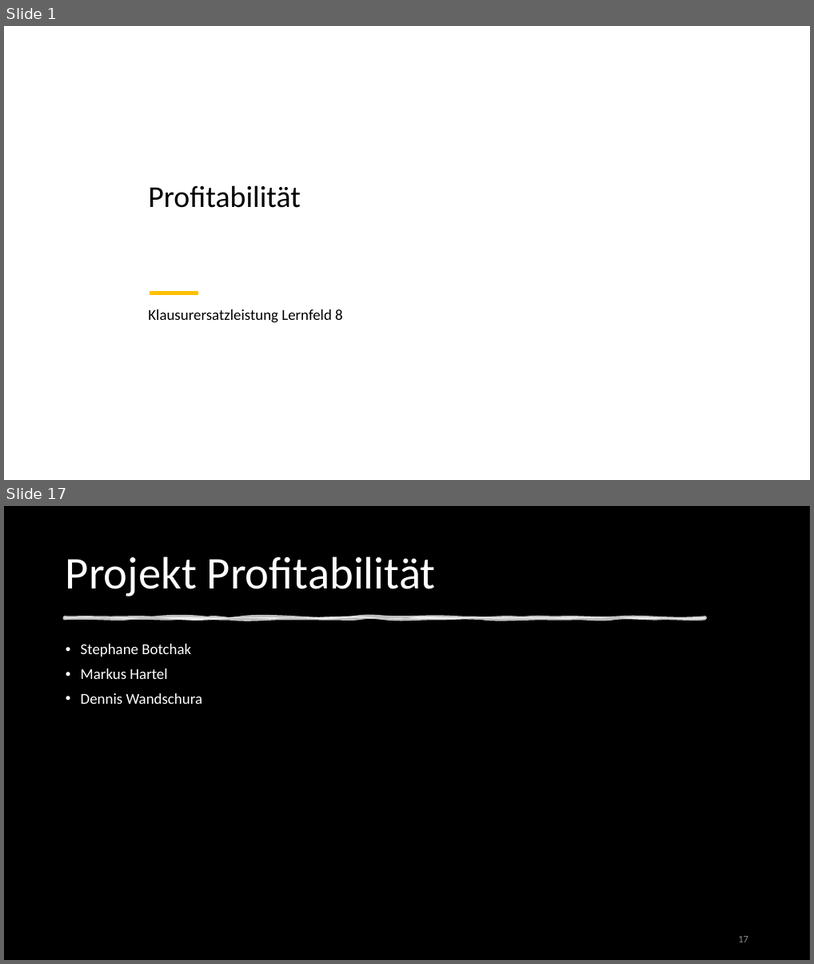
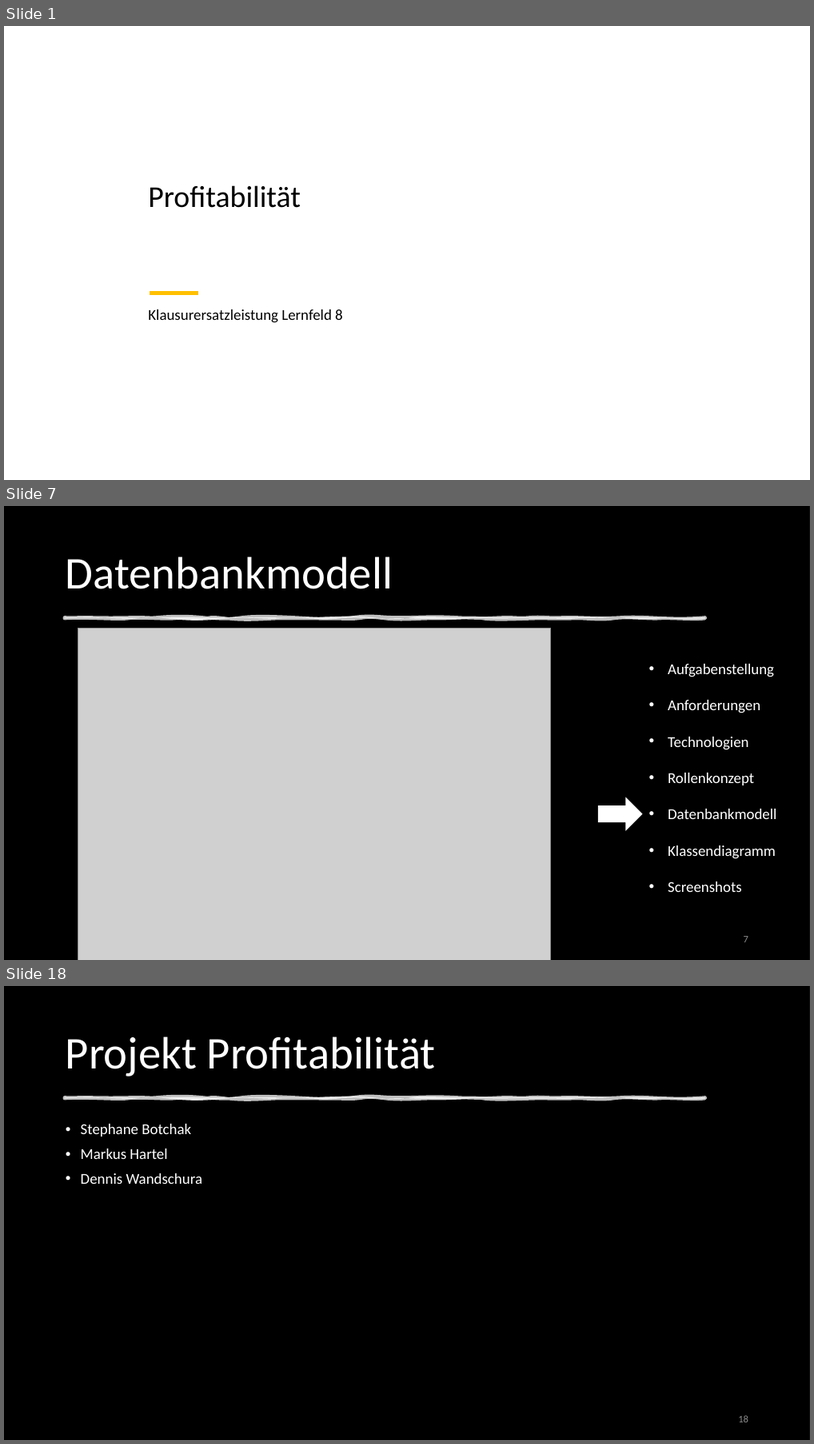
Before and after one commit to DennisWandschura/Profitabilitaet, a slide deck: Präst_Profitabilität.pptx. Shown one above the other, each under a label of ours: slides 1 and 17 before the commit, slides 1, 7 and 18 after it; the slides between them are not shown. The pictures are 814x964 and 814x1444 pixels, drawn with LibreOffice and Linux fonts; fonts in the diff are those of the drawing; grey boxes stand for pictures; background and template pictures are left out; a plain dark background stands for a picture behind light text. Boxes give left, top, right and bottom in pixels: in the first picture for what was removed or moved away, otherwise in the second. Text is boxed around its words. In the diff, an @@ line names an element or a change of style, - is before the commit and + after.

```diff
--- a/Präst_Profitabilität.pptx
+++ b/Präst_Profitabilität.pptx
@@ slide 7 added at [4, 506, 810, 960], background picture (left out) @@
@@ rectangle added at [4, 506, 810, 960], fill #000000 @@
@@ title added at [66, 556, 393, 589], 54 pt, text #FFFFFF @@
+Datenbankmodell
@@ freeform shape added at [65, 617, 706, 619], fill #FFFFFF at 75% opacity, outline #FFFFFF 3.5 pt @@
@@ picture added at [78, 628, 551, 960] @@
@@ text added at [668, 664, 777, 892], 18 pt, text #FFFFFF @@
+• Aufgabenstellung
+• Anforderungen
+• Technologien
+• Rollenkonzept
+• Datenbankmodell
+• Klassendiagramm
+• Screenshots
@@ right arrow added at [598, 797, 642, 830], fill #FFFFFF, outline #FFFFFF 1 pt @@
@@ page number added at [744, 936, 749, 942], 12 pt, text #8C8C8C @@
+7
@@ what was slide 17 is now slide 18 @@
@@ page number at [738, 1415, 749, 1422]: text changed @@
-17
+18
```
Also in this commit, not shown: 15 slides changed, 1 other file.
